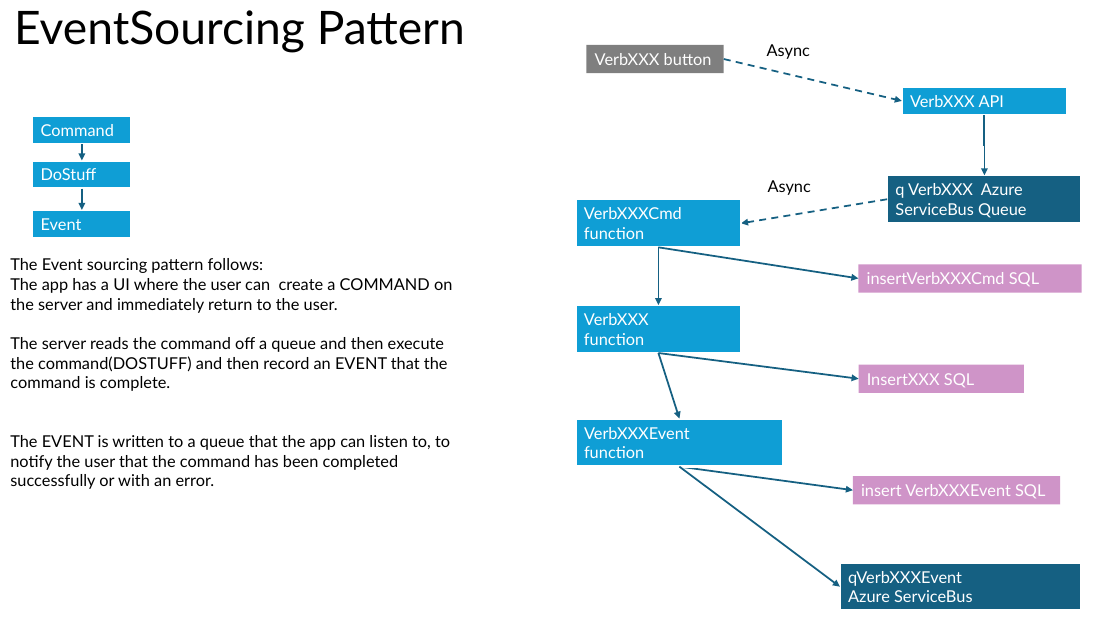
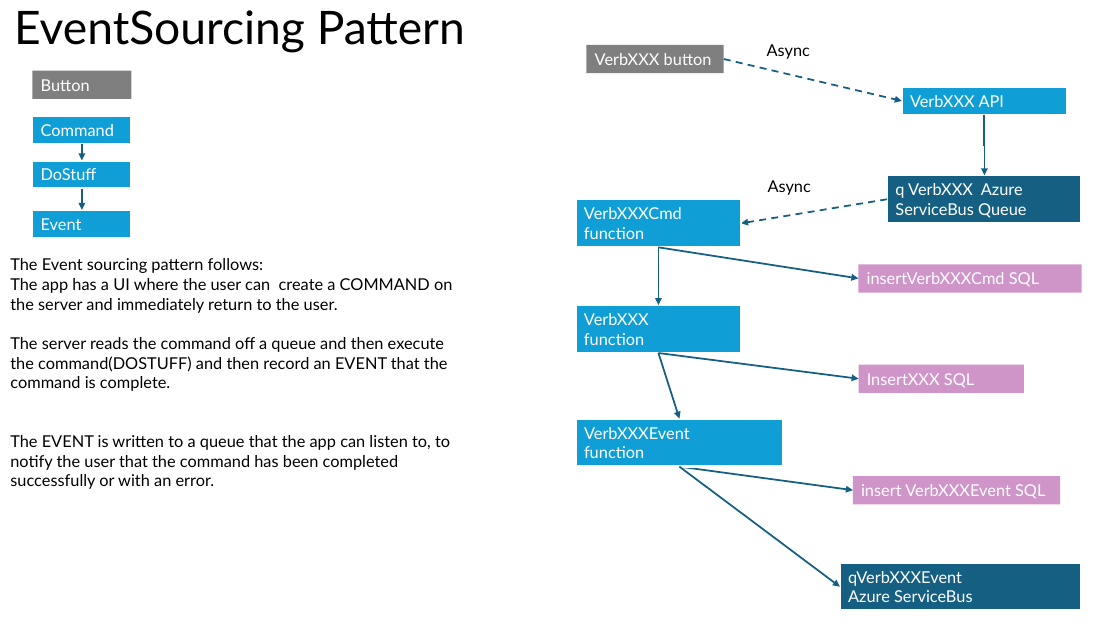
Before and after one commit to ZenMe-AU/ZBReactArchitecture, a slide deck: slide 2 of Documentation/FollowUp event flow.pptx (slide 1 before the commit). Drawn at 1120x630 pixels with LibreOffice and Linux fonts; fonts in the diff are those of the drawing. Boxes give left, top, right and bottom in pixels: in the first picture for what was removed or moved away, otherwise in the second. Text is boxed around its words. In the diff, an @@ line names an element or a change of style, - is before the commit and + after.

```diff
--- a/Documentation/FollowUp event flow.pptx
+++ b/Documentation/FollowUp event flow.pptx
@@ rectangle added at (33, 71, 132, 99), fill #000000 at 50% opacity, 14 pt, text #FFFFFF @@
+Button
```
Also in this commit, not shown: 1 slide added.
